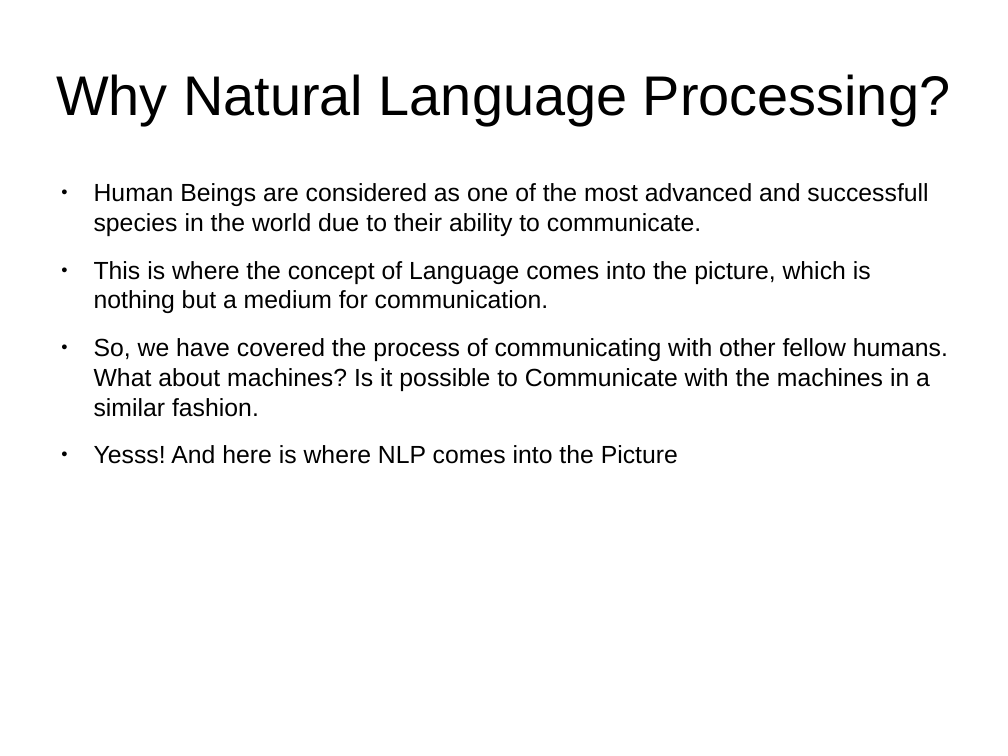
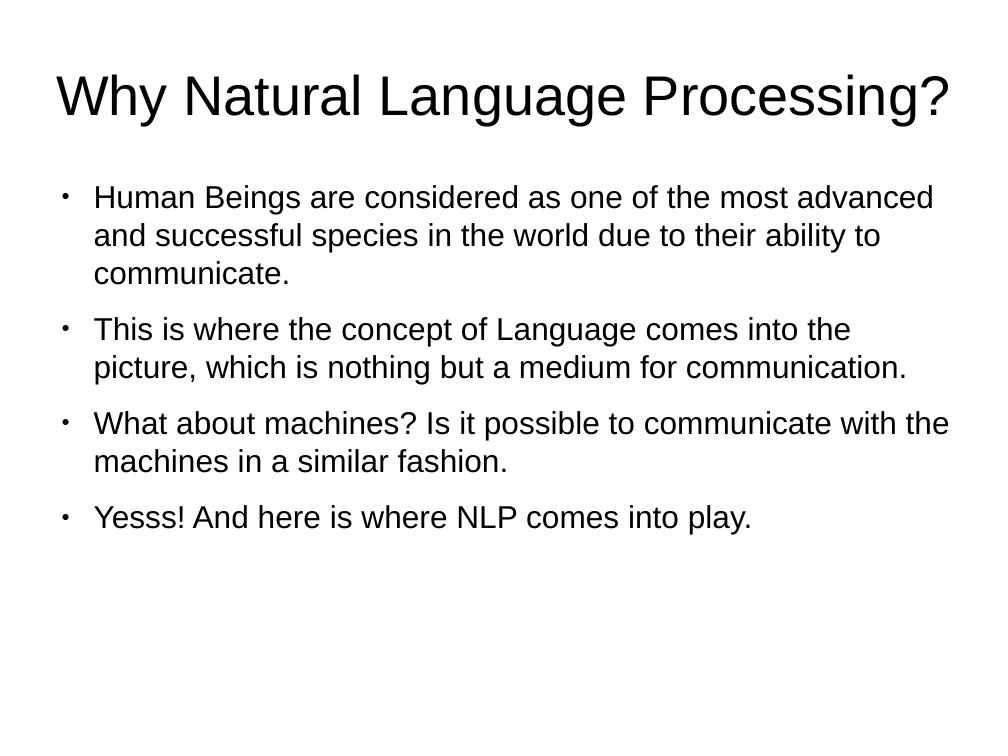
Before and after one commit to SaishaShetty/Machines-and-Sentiments, a slide deck: slide 3 of Project PPT.pptx. Drawn at 1008x756 pixels with LibreOffice and Linux fonts; fonts in the diff are those of the drawing; background and template pictures are left out. Boxes give left, top, right and bottom in pixels: in the first picture for what was removed or moved away, otherwise in the second. Text is boxed around its words. In the diff, an @@ line names an element or a change of style, - is before the commit and + after.

Commit message:
Changes in the ppt

```diff
--- a/Project PPT.pptx
+++ b/Project PPT.pptx
@@ text at box(94, 185, 934, 285): text changed; size 19.5 to 25 pt @@
-● Human Beings are considered as one of the most advanced and successfull species in the world due to their ability to communicate.
+● Human Beings are considered as one of the most advanced and successful species in the world due to their ability to communicate.
@@ text at box(94, 317, 908, 384): size 19.5 to 25 pt in "This is where the concept of Language ..." @@
@@ text at box(94, 411, 950, 534): text changed; size 19.5 to 25 pt @@
-● So, we have covered the process of communicating with other fellow humans. What about machines? Is it possible to Communicate with the machines in a similar fashion.
-● Yesss! And here is where NLP comes into the Picture
+● What about machines? Is it possible to communicate with the machines in a similar fashion.
+● Yesss! And here is where NLP comes into play.
```
Also in this commit, not shown: 7 other slides changed.
